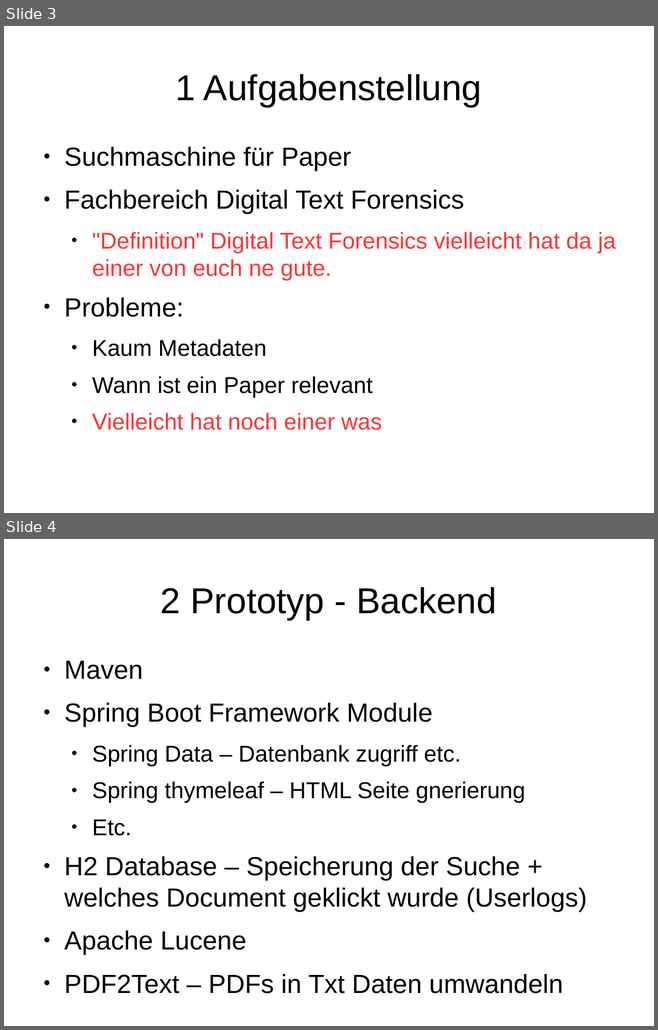
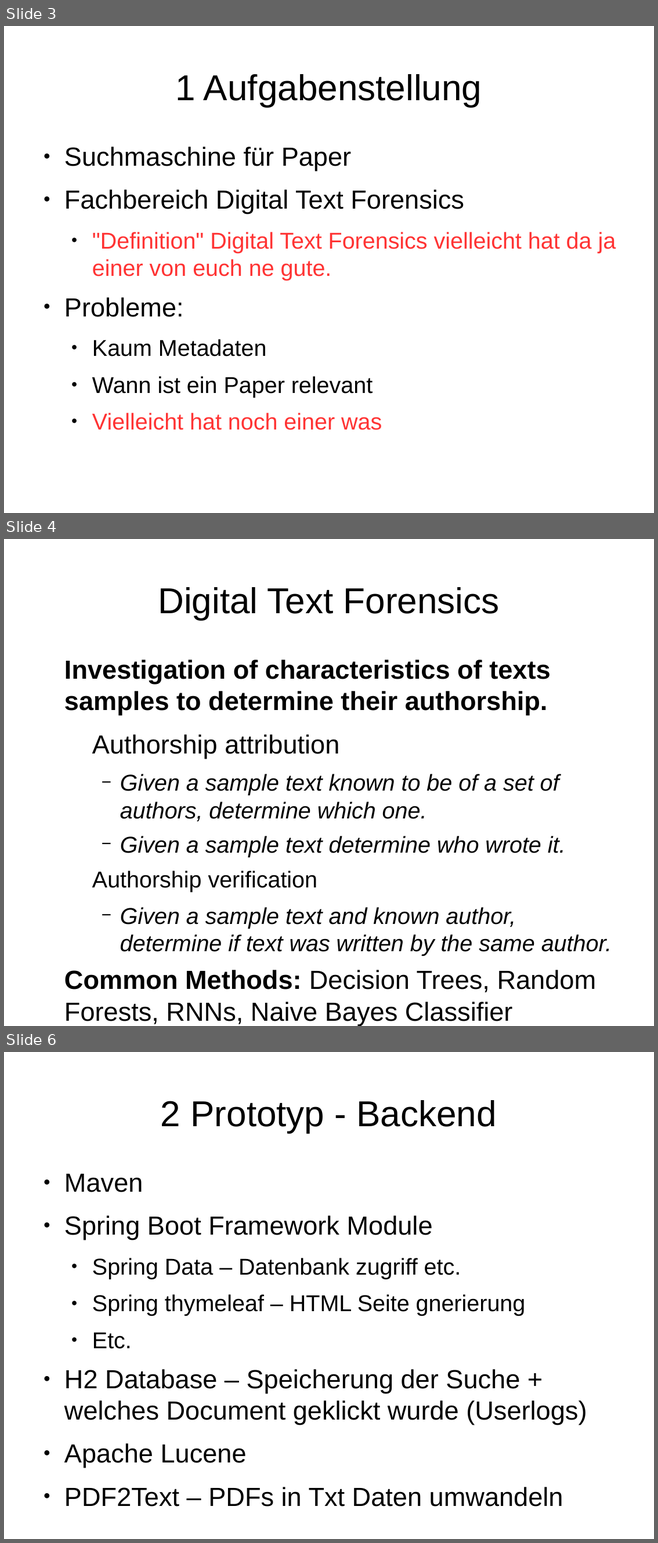
Before and after one commit to 43ndr1k/Digital-Text-Forensics, a slide deck: Zwischenpräsentation/Information Retrieval Zwischenpräsentation.odp. Shown one above the other, each under a label of ours: slides 3 and 4 before the commit, slides 3, 4 and 6 after it; the slides between them are not shown. The pictures are 658x1030 and 658x1543 pixels, drawn with LibreOffice and Linux fonts; fonts in the diff are those of the drawing. Boxes give left, top, right and bottom in pixels: in the first picture for what was removed or moved away, otherwise in the second. Text is boxed around its words. In the diff, an @@ line names an element or a change of style, - is before the commit and + after.

```diff
--- a/Zwischenpräsentation/Information Retrieval Zwischenpräsentation.odp
+++ b/Zwischenpräsentation/Information Retrieval Zwischenpräsentation.odp
@@ slide 4 added at bbox=[4, 539, 654, 1026], background #FFFFFF @@
@@ title added at bbox=[158, 587, 499, 620], 44 pt, text #000000 @@
+Digital Text Forensics
@@ text added at bbox=[64, 660, 611, 993], 28 pt, text #000000 @@
+Investigation of characteristics of texts samples to determine their authorship.
+  Authorship attribution
+    − Given a sample text known to be of a set of authors, determine which one.
+    − Given a sample text determine who wrote it.
+  Authorship verification
+    − Given a sample text and known author, determine if text was written by the same author.
+Common Methods: Decision Trees, Random Forests, RNNs, Naive Bayes Classifier
@@ what was slide 4 is now slide 6 @@
```
Also in this commit, not shown: 3 other slides added, 1 other file.
